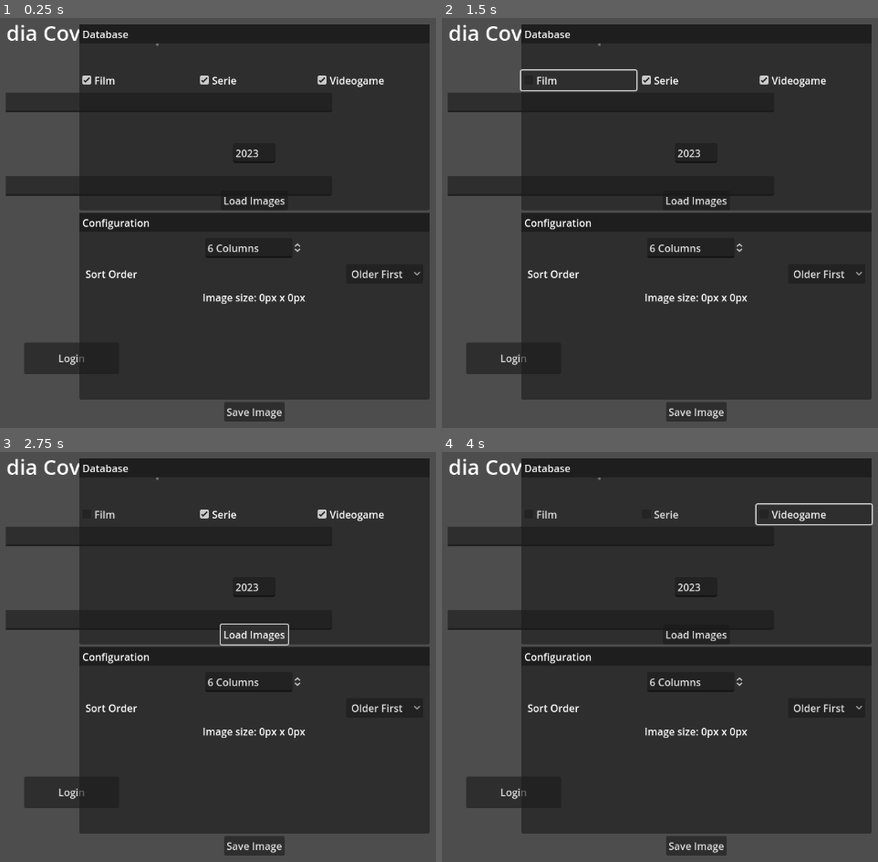
Above: before the commit, frames 1-4 (two rows, left to right).
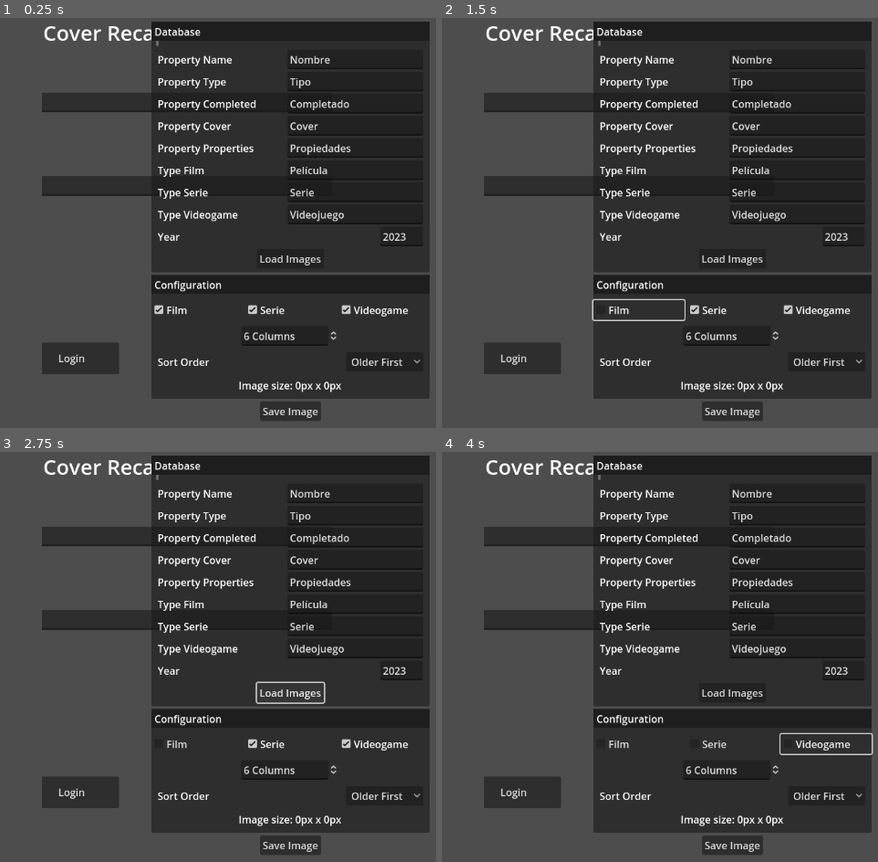
Above: after the commit, the same moments.

Repository: christt105/MediaCoverRecap
Game: Godot game, scene res://Main.tscn
Two runs of this game, one before a commit and one after it. Both use one fixed random seed, a clock stepped at 60 frames per second and the inputs below.
Inputs (mouse positions are in pixels of both pictures, inside the frame that each line leads up to):
- Up to frame 1 (0.25 s): no input
- Up to frame 2 (1.5 s): click (511, 104) at 0.52 s; type "12" at 0.6 s; click "Film" at 1.25 s
- Up to frame 3 (2.75 s): click "Load Images" at 2 s
- Up to frame 4 (4 s): click "Serie" at 2.75 s; click "Videogame" at 3.5 s

The runs differ from the first frame. In frame 1, 21% of the frame differs, in the area x 1-99%, y 0-99%; in frame 2, 21%; in frame 3, 21%; in frame 4, 21%.
Error in both runs: Invalid call. Nonexistent function 'get_media' in base 'Nil'. (res://MediaCoverRecap/MediaCoverRecap.gd:31)

Commit message:
Notion Keys as variables

Diff:
--- a/MediaCoverRecap/MediaCoverRecap/Collage.gd
+++ b/MediaCoverRecap/MediaCoverRecap/Collage.gd
@@ -48,6 +48,9 @@
 		tr.set_meta("media", m)
 
 
+func filter(filters:Array[String]) -> void:
+	pass
+
 
 func sort_media_ascending(a:Media, b:Media) -> bool:
 	return a.completed < b.completed
--- a/MediaCoverRecap/MediaCoverRecap/Configuration.gd
+++ b/MediaCoverRecap/MediaCoverRecap/Configuration.gd
@@ -3,6 +3,10 @@
 
 
 @export var collage:Collage
+
+@export var film:CheckBox
+@export var serie:CheckBox
+@export var videogame:CheckBox
 
 @export var columns:SpinBox
 @export var sort:OptionButton
@@ -16,6 +20,10 @@
 	columns.value_changed.connect(_on_columns_changed)
 	sort.item_selected.connect(_on_sort_changed)
 
+	film.toggled.connect(_on_film_toggled)
+	serie.toggled.connect(_on_serie_toggled)
+	videogame.toggled.connect(_on_videogame_toggled)
+
 
 func _on_collage_resized(size:Vector2i) -> void:
 	image_size_info.text = "Image size: %dpx x %dpx" % [size.x, size.y]
@@ -27,3 +35,15 @@
 
 func _on_sort_changed(index:int) -> void:
 	collage.sort(index)
+
+
+func _on_film_toggled(toggled_on:bool) -> void:
+	pass
+
+
+func _on_serie_toggled(toggled_on:bool) -> void:
+	pass
+
+
+func _on_videogame_toggled(toggled_on:bool) -> void:
+	pass
--- a/MediaCoverRecap/MediaCoverRecap/Database.gd
+++ b/MediaCoverRecap/MediaCoverRecap/Database.gd
@@ -2,17 +2,19 @@
 extends Control
 
 class Data:
-	var film:bool
-	var serie:bool
-	var videogame:bool
 	var year:int
 
 signal load(data:Data)
 
+@export var property_name:LineEdit
+@export var property_type:LineEdit
+@export var property_completed:LineEdit
+@export var property_cover:LineEdit
+@export var property_properties:LineEdit
 
-@export var film:CheckBox
-@export var serie:CheckBox
-@export var videogame:CheckBox
+@export var type_film:LineEdit
+@export var type_serie:LineEdit
+@export var type_videogame:LineEdit
 
 @export var year:LineEdit
 
@@ -22,6 +24,16 @@
 func _ready() -> void:
 	load_button.pressed.connect(_on_load_button_pressed)
 
+	property_name.text = NotionDatabaseKeys.property_name
+	property_type.text = NotionDatabaseKeys.property_type
+	property_completed.text = NotionDatabaseKeys.property_completed
+	property_cover.text = NotionDatabaseKeys.property_cover
+	property_properties.text = NotionDatabaseKeys.property_properties
+
+	type_film.text = NotionDatabaseKeys.type_film
+	type_serie.text = NotionDatabaseKeys.type_serie
+	type_videogame.text = NotionDatabaseKeys.type_videogame
+
 	year.text = str(Time.get_date_dict_from_system()["year"])
 
 
@@ -29,9 +41,6 @@
 func _on_load_button_pressed() -> void:
 	var data := Data.new()
 
-	data.film = film.button_pressed
-	data.serie = serie.button_pressed
-	data.videogame = videogame.button_pressed
 	data.year = year.text.to_int()
 
 	load.emit(data)
--- a/MediaCoverRecap/MediaCoverRecap/MediaCoverRecap.gd
+++ b/MediaCoverRecap/MediaCoverRecap/MediaCoverRecap.gd
@@ -34,19 +34,12 @@
 			_get_media_type_filters(data),
 			NotionFilters.completed_on_year(data.year)
 			]
-		}, NotionSorts.get_sort(NotionDatabaseKeys.PROPERTY_COMPLETED, NotionSorts.SortDirection.ASCENDING)
+		}, NotionSorts.get_sort(NotionDatabaseKeys.property_completed, NotionSorts.SortDirection.ASCENDING)
 		), _on_get_media)
 
 
 func _get_media_type_filters(data:Database.Data) -> Dictionary:
 	var filters := []
-
-	if data.film:
-		filters.push_back(NotionFilters.ONLY_FILMS)
-	if data.serie:
-		filters.push_back(NotionFilters.ONLY_SERIES)
-	if data.videogame:
-		filters.push_back(NotionFilters.ONLY_VIDEOGAMES)
 
 	return { "or": filters }
 
@@ -85,7 +78,7 @@
 		push_error("Image from " + media.cover_url + " is empty.")
 		return;
 
-	image.save_png("res://Tests/Images/" + media.name + ".png")
+	# image.save_png("res://Tests/Images/" + media.name + ".png")
 	var texture = ImageTexture.create_from_image(image)
 
 	media.cover = texture
@@ -101,6 +94,8 @@
 
 func _save_images() -> void:
 	var time := Time.get_datetime_dict_from_system()
-	var path:String = "res://Tests/Results/%02d%02d%02d_%02d%02d%02d.png" % [time["year"], time["month"], time["day"], time["hour"], time["minute"], time["second"]]
+	var dir_path := "res://Tests/Results/"
+	var path:String = dir_path + "%02d%02d%02d_%02d%02d%02d.png" % [time["year"], time["month"], time["day"], time["hour"], time["minute"], time["second"]]
+	DirAccess.make_dir_absolute(dir_path)
 	collage.get_texture().get_image().save_png(path)
 	print("CoverRecap saved in " + path)
--- a/MediaCoverRecap/MediaCoverRecap/MediaCoverRecap.tscn
+++ b/MediaCoverRecap/MediaCoverRecap/MediaCoverRecap.tscn
@@ -35,6 +35,7 @@
 [node name="MarginContainer" type="MarginContainer" parent="HBoxContainer"]
 layout_mode = 2
 size_flags_horizontal = 3
+size_flags_stretch_ratio = 1.5
 theme_override_constants/margin_left = 10
 theme_override_constants/margin_top = 10
 theme_override_constants/margin_right = 10
@@ -59,15 +60,21 @@
 layout_mode = 2
 size_flags_horizontal = 3
 
-[node name="Database" type="Panel" parent="HBoxContainer/MarginContainer2/VBoxContainer" node_paths=PackedStringArray("film", "serie", "videogame", "year", "load_button")]
-layout_mode = 2
-size_flags_vertical = 3
+[node name="Database" type="Panel" parent="HBoxContainer/MarginContainer2/VBoxContainer" node_paths=PackedStringArray("property_name", "property_type", "property_completed", "property_cover", "property_properties", "type_film", "type_serie", "type_videogame", "year", "load_button")]
+layout_mode = 2
+size_flags_vertical = 3
+size_flags_stretch_ratio = 2.0
 script = ExtResource("2_y6cdp")
-film = NodePath("DatabaseSection/Filters/FilmCheckBox")
-serie = NodePath("DatabaseSection/Filters/SerieCheckBox")
-videogame = NodePath("DatabaseSection/Filters/VideogameCheckBox")
-year = NodePath("DatabaseSection/LineEdit")
-load_button = NodePath("DatabaseSection/LoadImagesButton")
+property_name = NodePath("DatabaseSection/MarginContainer/VBoxContainer/PropertyName/LineEdit")
+property_type = NodePath("DatabaseSection/MarginContainer/VBoxContainer/PropertyType/LineEdit")
+property_completed = NodePath("DatabaseSection/MarginContainer/VBoxContainer/PropertyCompleted/LineEdit")
+property_cover = NodePath("DatabaseSection/MarginContainer/VBoxContainer/PropertyCover/LineEdit")
+property_properties = NodePath("DatabaseSection/MarginContainer/VBoxContainer/PropertyProperties/LineEdit")
+type_film = NodePath("DatabaseSection/MarginContainer/VBoxContainer/TypeFilm/LineEdit")
+type_serie = NodePath("DatabaseSection/MarginContainer/VBoxContainer/TypeSerie/LineEdit")
+type_videogame = NodePath("DatabaseSection/MarginContainer/VBoxContainer/TypeVideogame/LineEdit")
+year = NodePath("DatabaseSection/MarginContainer/VBoxContainer/Year/LineEdit")
+load_button = NodePath("DatabaseSection/MarginContainer/VBoxContainer/LoadImagesButton")
 
 [node name="DatabaseSection" type="VBoxContainer" parent="HBoxContainer/MarginContainer2/VBoxContainer/Database"]
 layout_mode = 1
@@ -100,45 +107,141 @@
 layout_mode = 2
 text = "Database"
 
-[node name="Filters" type="HBoxContainer" parent="HBoxContainer/MarginContainer2/VBoxContainer/Database/DatabaseSection"]
-layout_mode = 2
-size_flags_vertical = 6
-
-[node name="FilmCheckBox" type="CheckBox" parent="HBoxContainer/MarginContainer2/VBoxContainer/Database/DatabaseSection/Filters"]
-layout_mode = 2
-size_flags_horizontal = 3
-button_pressed = true
-text = "Film"
-
-[node name="SerieCheckBox" type="CheckBox" parent="HBoxContainer/MarginContainer2/VBoxContainer/Database/DatabaseSection/Filters"]
-layout_mode = 2
-size_flags_horizontal = 3
-button_pressed = true
-text = "Serie"
-
-[node name="VideogameCheckBox" type="CheckBox" parent="HBoxContainer/MarginContainer2/VBoxContainer/Database/DatabaseSection/Filters"]
-layout_mode = 2
-size_flags_horizontal = 3
-button_pressed = true
-text = "Videogame"
-
-[node name="LineEdit" type="LineEdit" parent="HBoxContainer/MarginContainer2/VBoxContainer/Database/DatabaseSection"]
+[node name="MarginContainer" type="MarginContainer" parent="HBoxContainer/MarginContainer2/VBoxContainer/Database/DatabaseSection"]
+layout_mode = 2
+size_flags_vertical = 3
+theme_override_constants/margin_left = 10
+theme_override_constants/margin_top = 10
+theme_override_constants/margin_right = 10
+theme_override_constants/margin_bottom = 10
+
+[node name="VBoxContainer" type="VBoxContainer" parent="HBoxContainer/MarginContainer2/VBoxContainer/Database/DatabaseSection/MarginContainer"]
+layout_mode = 2
+
+[node name="PropertyName" type="HBoxContainer" parent="HBoxContainer/MarginContainer2/VBoxContainer/Database/DatabaseSection/MarginContainer/VBoxContainer"]
+layout_mode = 2
+
+[node name="Label" type="Label" parent="HBoxContainer/MarginContainer2/VBoxContainer/Database/DatabaseSection/MarginContainer/VBoxContainer/PropertyName"]
+layout_mode = 2
+size_flags_horizontal = 3
+text = "Property Name"
+
+[node name="LineEdit" type="LineEdit" parent="HBoxContainer/MarginContainer2/VBoxContainer/Database/DatabaseSection/MarginContainer/VBoxContainer/PropertyName"]
+custom_minimum_size = Vector2(215, 0)
+layout_mode = 2
+
+[node name="PropertyType" type="HBoxContainer" parent="HBoxContainer/MarginContainer2/VBoxContainer/Database/DatabaseSection/MarginContainer/VBoxContainer"]
+layout_mode = 2
+
+[node name="Label" type="Label" parent="HBoxContainer/MarginContainer2/VBoxContainer/Database/DatabaseSection/MarginContainer/VBoxContainer/PropertyType"]
+layout_mode = 2
+size_flags_horizontal = 3
+text = "Property Type"
+
+[node name="LineEdit" type="LineEdit" parent="HBoxContainer/MarginContainer2/VBoxContainer/Database/DatabaseSection/MarginContainer/VBoxContainer/PropertyType"]
+custom_minimum_size = Vector2(215, 0)
+layout_mode = 2
+
+[node name="PropertyCompleted" type="HBoxContainer" parent="HBoxContainer/MarginContainer2/VBoxContainer/Database/DatabaseSection/MarginContainer/VBoxContainer"]
+layout_mode = 2
+
+[node name="Label" type="Label" parent="HBoxContainer/MarginContainer2/VBoxContainer/Database/DatabaseSection/MarginContainer/VBoxContainer/PropertyCompleted"]
+layout_mode = 2
+size_flags_horizontal = 3
+text = "Property Completed"
+
+[node name="LineEdit" type="LineEdit" parent="HBoxContainer/MarginContainer2/VBoxContainer/Database/DatabaseSection/MarginContainer/VBoxContainer/PropertyCompleted"]
+custom_minimum_size = Vector2(215, 0)
+layout_mode = 2
+
+[node name="PropertyCover" type="HBoxContainer" parent="HBoxContainer/MarginContainer2/VBoxContainer/Database/DatabaseSection/MarginContainer/VBoxContainer"]
+layout_mode = 2
+
+[node name="Label" type="Label" parent="HBoxContainer/MarginContainer2/VBoxContainer/Database/DatabaseSection/MarginContainer/VBoxContainer/PropertyCover"]
+layout_mode = 2
+size_flags_horizontal = 3
+text = "Property Cover"
+
+[node name="LineEdit" type="LineEdit" parent="HBoxContainer/MarginContainer2/VBoxContainer/Database/DatabaseSection/MarginContainer/VBoxContainer/PropertyCover"]
+custom_minimum_size = Vector2(215, 0)
+layout_mode = 2
+
+[node name="PropertyProperties" type="HBoxContainer" parent="HBoxContainer/MarginContainer2/VBoxContainer/Database/DatabaseSection/MarginContainer/VBoxContainer"]
+layout_mode = 2
+
+[node name="Label" type="Label" parent="HBoxContainer/MarginContainer2/VBoxContainer/Database/DatabaseSection/MarginContainer/VBoxContainer/PropertyProperties"]
+layout_mode = 2
+size_flags_horizontal = 3
+text = "Property Properties"
+
+[node name="LineEdit" type="LineEdit" parent="HBoxContainer/MarginContainer2/VBoxContainer/Database/DatabaseSection/MarginContainer/VBoxContainer/PropertyProperties"]
+custom_minimum_size = Vector2(215, 0)
+layout_mode = 2
+
+[node name="TypeFilm" type="HBoxContainer" parent="HBoxContainer/MarginContainer2/VBoxContainer/Database/DatabaseSection/MarginContainer/VBoxContainer"]
+layout_mode = 2
+
+[node name="Label" type="Label" parent="HBoxContainer/MarginContainer2/VBoxContainer/Database/DatabaseSection/MarginContainer/VBoxContainer/TypeFilm"]
+layout_mode = 2
+size_flags_horizontal = 3
+text = "Type Film"
+
+[node name="LineEdit" type="LineEdit" parent="HBoxContainer/MarginContainer2/VBoxContainer/Database/DatabaseSection/MarginContainer/VBoxContainer/TypeFilm"]
+custom_minimum_size = Vector2(215, 0)
+layout_mode = 2
+
+[node name="TypeSerie" type="HBoxContainer" parent="HBoxContainer/MarginContainer2/VBoxContainer/Database/DatabaseSection/MarginContainer/VBoxContainer"]
+layout_mode = 2
+
+[node name="Label" type="Label" parent="HBoxContainer/MarginContainer2/VBoxContainer/Database/DatabaseSection/MarginContainer/VBoxContainer/TypeSerie"]
+layout_mode = 2
+size_flags_horizontal = 3
+text = "Type Serie"
+
+[node name="LineEdit" type="LineEdit" parent="HBoxContainer/MarginContainer2/VBoxContainer/Database/DatabaseSection/MarginContainer/VBoxContainer/TypeSerie"]
+custom_minimum_size = Vector2(215, 0)
+layout_mode = 2
+
+[node name="TypeVideogame" type="HBoxContainer" parent="HBoxContainer/MarginContainer2/VBoxContainer/Database/DatabaseSection/MarginContainer/VBoxContainer"]
+layout_mode = 2
+
+[node name="Label" type="Label" parent="HBoxContainer/MarginContainer2/VBoxContainer/Database/DatabaseSection/MarginContainer/VBoxContainer/TypeVideogame"]
+layout_mode = 2
+size_flags_horizontal = 3
+text = "Type Videogame"
+
+[node name="LineEdit" type="LineEdit" parent="HBoxContainer/MarginContainer2/VBoxContainer/Database/DatabaseSection/MarginContainer/VBoxContainer/TypeVideogame"]
+custom_minimum_size = Vector2(215, 0)
+layout_mode = 2
+
+[node name="Year" type="HBoxContainer" parent="HBoxContainer/MarginContainer2/VBoxContainer/Database/DatabaseSection/MarginContainer/VBoxContainer"]
+layout_mode = 2
+
+[node name="Label" type="Label" parent="HBoxContainer/MarginContainer2/VBoxContainer/Database/DatabaseSection/MarginContainer/VBoxContainer/Year"]
+layout_mode = 2
+size_flags_horizontal = 3
+text = "Year"
+
+[node name="LineEdit" type="LineEdit" parent="HBoxContainer/MarginContainer2/VBoxContainer/Database/DatabaseSection/MarginContainer/VBoxContainer/Year"]
 layout_mode = 2
 size_flags_horizontal = 4
 size_flags_vertical = 6
 placeholder_text = "Year"
 
-[node name="LoadImagesButton" type="Button" parent="HBoxContainer/MarginContainer2/VBoxContainer/Database/DatabaseSection"]
+[node name="LoadImagesButton" type="Button" parent="HBoxContainer/MarginContainer2/VBoxContainer/Database/DatabaseSection/MarginContainer/VBoxContainer"]
 layout_mode = 2
 size_flags_horizontal = 4
-size_flags_vertical = 0
+size_flags_vertical = 10
 text = "Load Images"
 
-[node name="Configuration" type="Panel" parent="HBoxContainer/MarginContainer2/VBoxContainer" node_paths=PackedStringArray("collage", "columns", "sort", "image_size_info")]
+[node name="Configuration" type="Panel" parent="HBoxContainer/MarginContainer2/VBoxContainer" node_paths=PackedStringArray("collage", "film", "serie", "videogame", "columns", "sort", "image_size_info")]
 layout_mode = 2
 size_flags_vertical = 3
 script = ExtResource("3_qhacw")
 collage = NodePath("../../../../Collage")
+film = NodePath("DatabaseSection/Filters/FilmCheckBox")
+serie = NodePath("DatabaseSection/Filters/SerieCheckBox")
+videogame = NodePath("DatabaseSection/Filters/VideogameCheckBox")
 columns = NodePath("DatabaseSection/Columns")
 sort = NodePath("DatabaseSection/MarginContainer/HBoxContainer/OrderOptionButton")
 image_size_info = NodePath("DatabaseSection/ImageSizeLabel")
@@ -173,6 +276,28 @@
 [node name="Label" type="Label" parent="HBoxContainer/MarginContainer2/VBoxContainer/Configuration/DatabaseSection/Panel/MarginContainer"]
 layout_mode = 2
 text = "Configuration"
+
+[node name="Filters" type="HBoxContainer" parent="HBoxContainer/MarginContainer2/VBoxContainer/Configuration/DatabaseSection"]
+layout_mode = 2
+size_flags_vertical = 0
+
+[node name="FilmCheckBox" type="CheckBox" parent="HBoxContainer/MarginContainer2/VBoxContainer/Configuration/DatabaseSection/Filters"]
+layout_mode = 2
+size_flags_horizontal = 3
+button_pressed = true
+text = "Film"
+
+[node name="SerieCheckBox" type="CheckBox" parent="HBoxContainer/MarginContainer2/VBoxContainer/Configuration/DatabaseSection/Filters"]
+layout_mode = 2
+size_flags_horizontal = 3
+button_pressed = true
+text = "Serie"
+
+[node name="VideogameCheckBox" type="CheckBox" parent="HBoxContainer/MarginContainer2/VBoxContainer/Configuration/DatabaseSection/Filters"]
+layout_mode = 2
+size_flags_horizontal = 3
+button_pressed = true
+text = "Videogame"
 
 [node name="Columns" type="SpinBox" parent="HBoxContainer/MarginContainer2/VBoxContainer/Configuration/DatabaseSection"]
 custom_minimum_size = Vector2(154.38, 0)
@@ -228,4 +353,6 @@
 offset_bottom = 6924.0
 size_flags_horizontal = 3
 size_flags_vertical = 3
+theme_override_constants/h_separation = 0
+theme_override_constants/v_separation = 0
 columns = 6
--- a/MediaCoverRecap/Notion/NotionController.gd
+++ b/MediaCoverRecap/Notion/NotionController.gd
@@ -53,11 +53,11 @@
 	for media in response["results"]:
 		data.append(
 			Media.new(
-			media["properties"][NotionDatabaseKeys.PROPERTY_NAME]["title"][0]["plain_text"],
-			get_file_url(media["properties"][NotionDatabaseKeys.PROPERTY_COVER]["files"][0]),
-			media["properties"][NotionDatabaseKeys.PROPERTY_COMPLETED]["date"]["start"],
-			media["properties"][NotionDatabaseKeys.PROPERTY_TYPE]["select"]["name"],
-			get_properties(media["properties"][NotionDatabaseKeys.PROPERTY_PROPERTIES]["multi_select"])
+			media["properties"][NotionDatabaseKeys.property_name]["title"][0]["plain_text"],
+			get_file_url(media["properties"][NotionDatabaseKeys.property_cover]["files"][0]),
+			media["properties"][NotionDatabaseKeys.property_completed]["date"]["start"],
+			media["properties"][NotionDatabaseKeys.property_type]["select"]["name"],
+			get_properties(media["properties"][NotionDatabaseKeys.property_properties]["multi_select"])
 			))
 
 	on_completed.call(data)
--- a/MediaCoverRecap/Notion/NotionDatabaseKeys.gd
+++ b/MediaCoverRecap/Notion/NotionDatabaseKeys.gd
@@ -1,11 +1,11 @@
 class_name NotionDatabaseKeys
 
-const PROPERTY_NAME := "Nombre"
-const PROPERTY_TYPE := "Tipo"
-const PROPERTY_COMPLETED := "Completado"
-const PROPERTY_COVER := "Cover"
-const PROPERTY_PROPERTIES := "Propiedades"
+static var property_name := "Nombre"
+static var property_type := "Tipo"
+static var property_completed := "Completado"
+static var property_cover := "Cover"
+static var property_properties := "Propiedades"
 
-const TYPE_FILM := "Película"
-const TYPE_SERIE := "Serie"
-const TYPE_VIDEOGAME := "Videojuego"
+static var type_film := "Película"
+static var type_serie := "Serie"
+static var type_videogame := "Videojuego"
--- a/MediaCoverRecap/Notion/NotionFilters.gd
+++ b/MediaCoverRecap/Notion/NotionFilters.gd
@@ -1,23 +1,23 @@
 class_name NotionFilters
 
-const ONLY_SERIES := {
-			"property": NotionDatabaseKeys.PROPERTY_TYPE,
+static var ONLY_SERIES := {
+			"property": NotionDatabaseKeys.property_type,
 			"select": {
 				"equals": "Serie"
 			}
 		}
 
-const ONLY_VIDEOGAMES := {
-			"property": NotionDatabaseKeys.PROPERTY_TYPE,
+static var ONLY_VIDEOGAMES := {
+			"property": NotionDatabaseKeys.property_type,
 			"select": {
-				"equals": NotionDatabaseKeys.TYPE_VIDEOGAME
+				"equals": NotionDatabaseKeys.type_videogame
 			}
 		}
 
-const ONLY_FILMS := {
-			"property": NotionDatabaseKeys.PROPERTY_TYPE,
+static var ONLY_FILMS := {
+			"property": NotionDatabaseKeys.property_type,
 			"select": {
-				"equals": NotionDatabaseKeys.TYPE_FILM
+				"equals": NotionDatabaseKeys.type_film
 			}
 		}
 
@@ -25,13 +25,13 @@
 	return {
 		"and": [
 			{
-				"property": NotionDatabaseKeys.PROPERTY_COMPLETED,
+				"property": NotionDatabaseKeys.property_completed,
 				"date": {
 					"on_or_after": str(year) + "-01-01"
 				}
 			},
 			{
-				"property": NotionDatabaseKeys.PROPERTY_COMPLETED,
+				"property": NotionDatabaseKeys.property_completed,
 				"date": {
 					"on_or_before": str(year) + "-12-31"
 				}
--- a/MediaCoverRecap/Tests/NotionTest.gd
+++ b/MediaCoverRecap/Tests/NotionTest.gd
@@ -8,7 +8,7 @@
 
 	notion_controller.get_media(DATABASE_ID, NotionBody.create_body(
 			{"and": [NotionFilters.ONLY_VIDEOGAMES, NotionFilters.completed_on_year(2023)]},
-			NotionSorts.get_sort(NotionDatabaseKeys.PROPERTY_COMPLETED, NotionSorts.SortDirection.ASCENDING)
+			NotionSorts.get_sort(NotionDatabaseKeys.property_completed, NotionSorts.SortDirection.ASCENDING)
 		), on_completed)
 
 func on_completed(media:Array) -> void:
